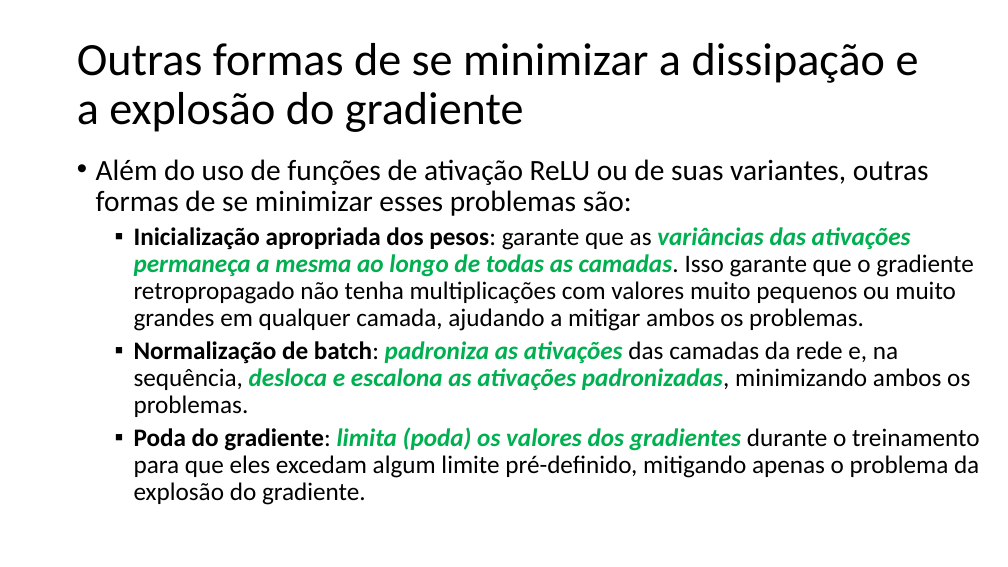
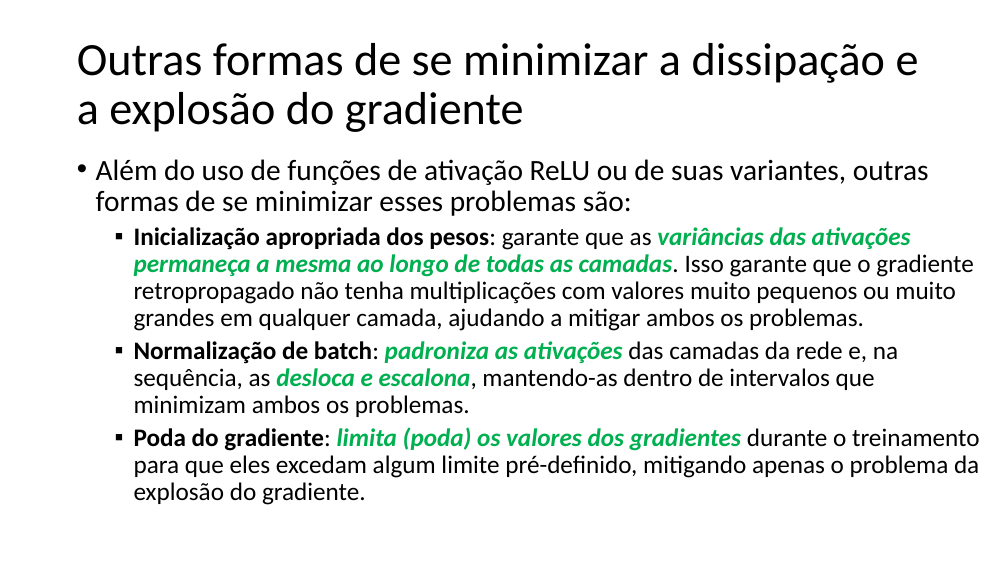
Before and after one commit to zz4fap/t320_aprendizado_de_maquina, a slide deck: slide 31 of slides/T320_Redes_Neurais_Artificiais (Parte II).pptx. Drawn at 1008x567 pixels with LibreOffice and Linux fonts; fonts in the diff are those of the drawing. Boxes give left, top, right and bottom in pixels: in the first picture for what was removed or moved away, otherwise in the second. Text is boxed around its words. In the diff, an @@ line names an element or a change of style, - is before the commit and + after.

```diff
--- a/slides/T320_Redes_Neurais_Artificiais (Parte II).pptx
+++ b/slides/T320_Redes_Neurais_Artificiais (Parte II).pptx
@@ text at bbox=[134, 341, 898, 417]: text changed; bold off @@
-  ▪ Normalização de batch: padroniza as ativações das camadas da rede e, na sequência, desloca e escalona as ativações padronizadas, minimizando ambos os problemas.
+  ▪ Normalização de batch: padroniza as ativações das camadas da rede e, na sequência, as desloca e escalona, mantendo-as dentro de intervalos que minimizam ambos os problemas.
```
Also in this commit, not shown: 1 other file.
